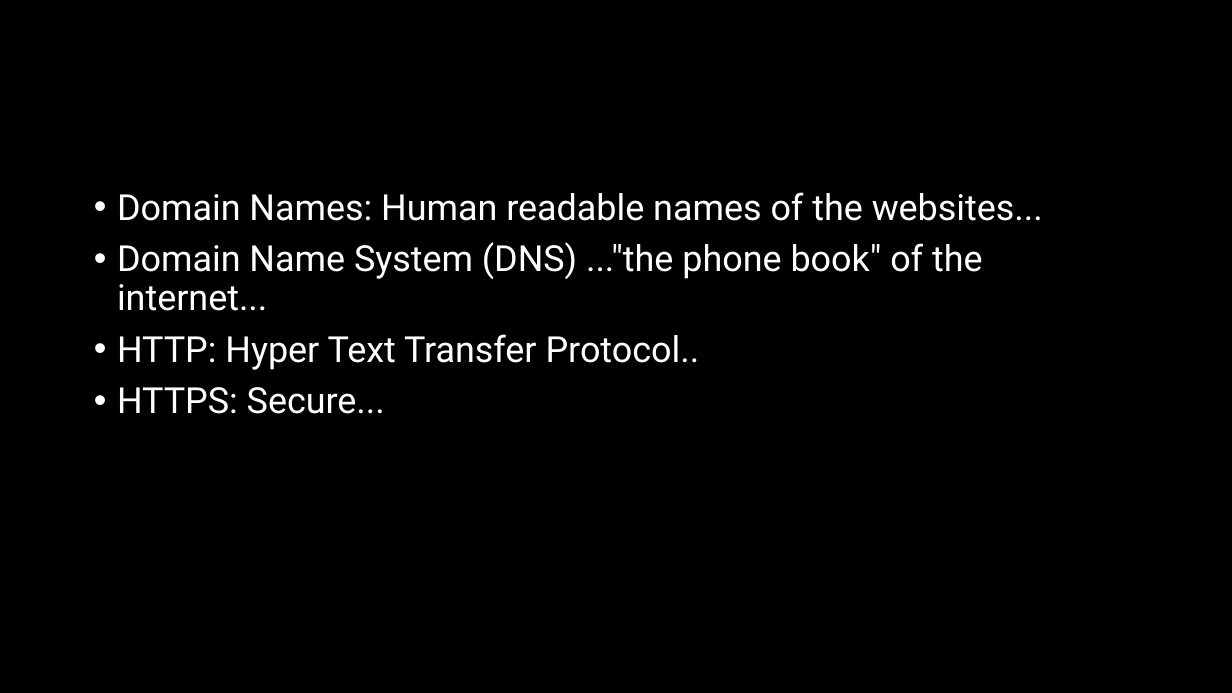
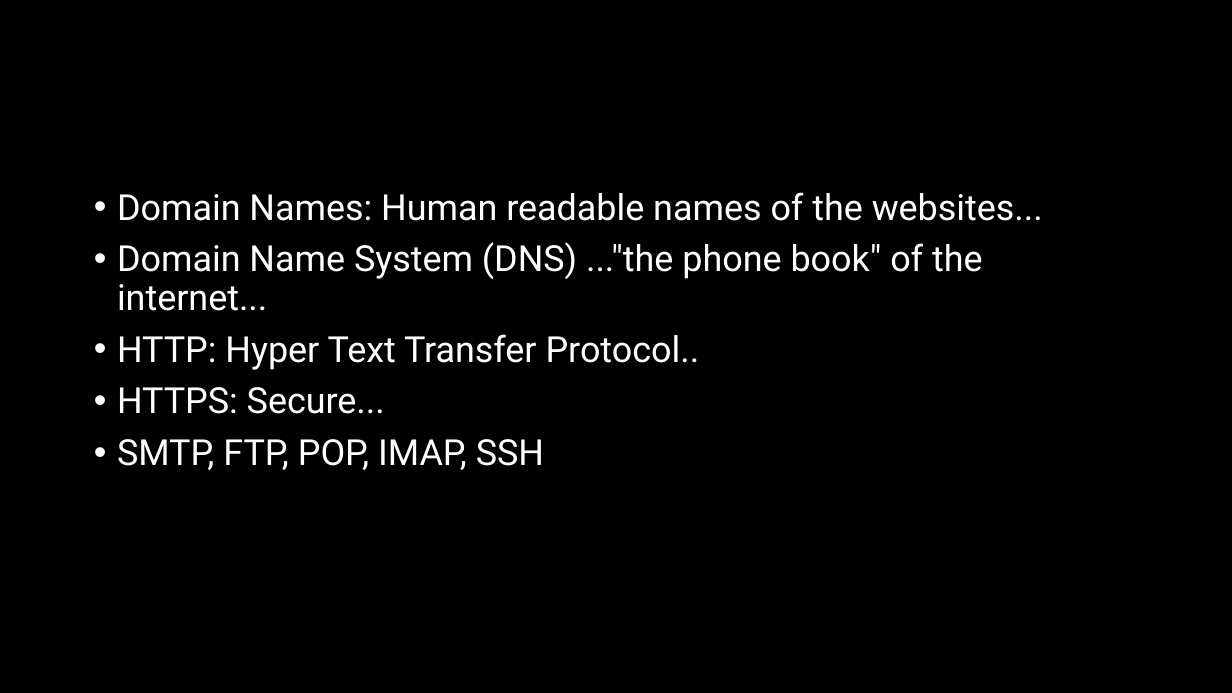
Before and after one commit to natiquekeyin/spring2025, a slide deck: slide 8 of FrontEnd/Week1/Week 1.pptx. Drawn at 1232x693 pixels with LibreOffice and Linux fonts; fonts in the diff are those of the drawing. Boxes give left, top, right and bottom in pixels: in the first picture for what was removed or moved away, otherwise in the second. Text is boxed around its words. In the diff, an @@ line names an element or a change of style, - is before the commit and + after.

```diff
--- a/FrontEnd/Week1/Week 1.pptx
+++ b/FrontEnd/Week1/Week 1.pptx
@@ text at (117, 439, 544, 470): paragraph added @@
+• SMTP, FTP, POP, IMAP, SSH
```
Also in this commit, not shown: 5 other slides changed, 4 other files.
